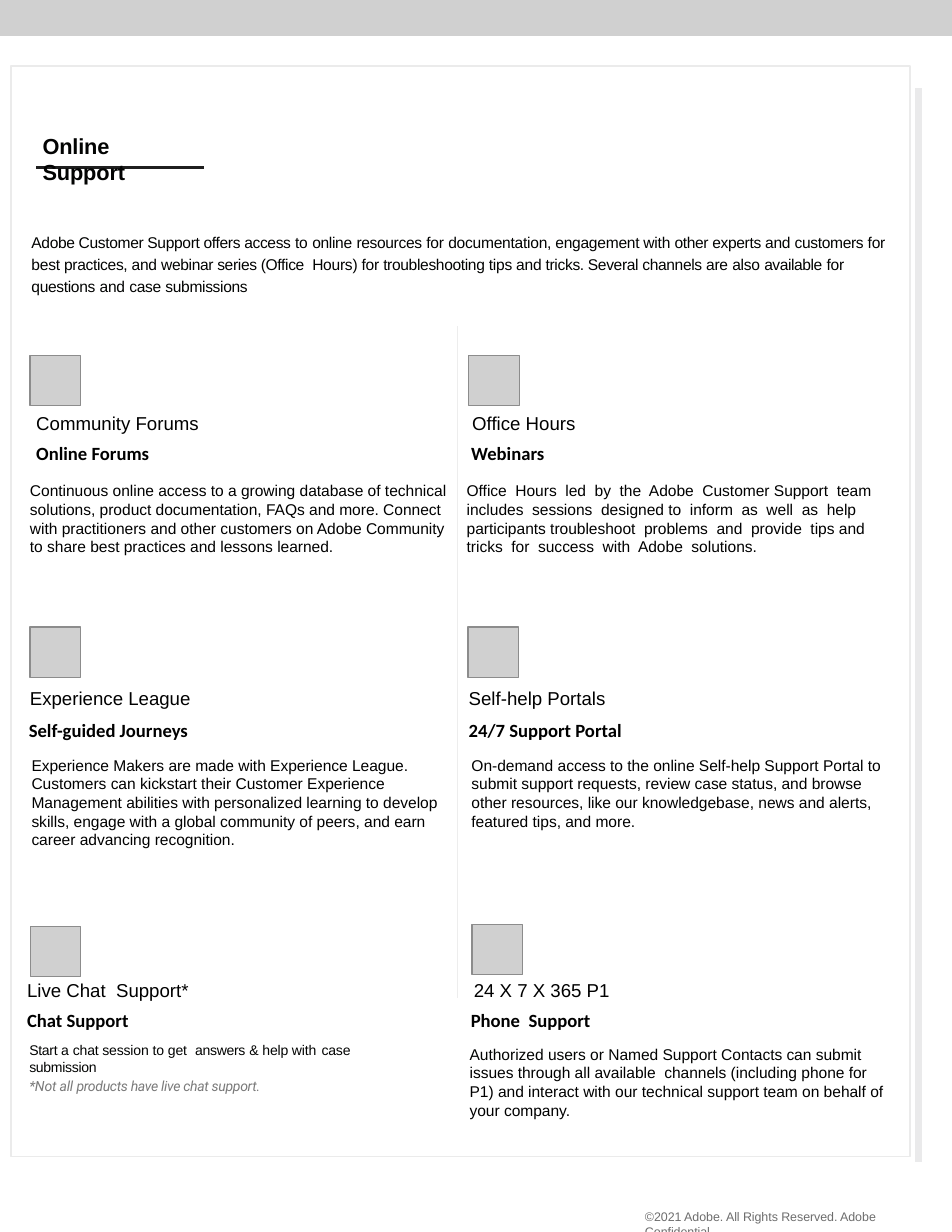
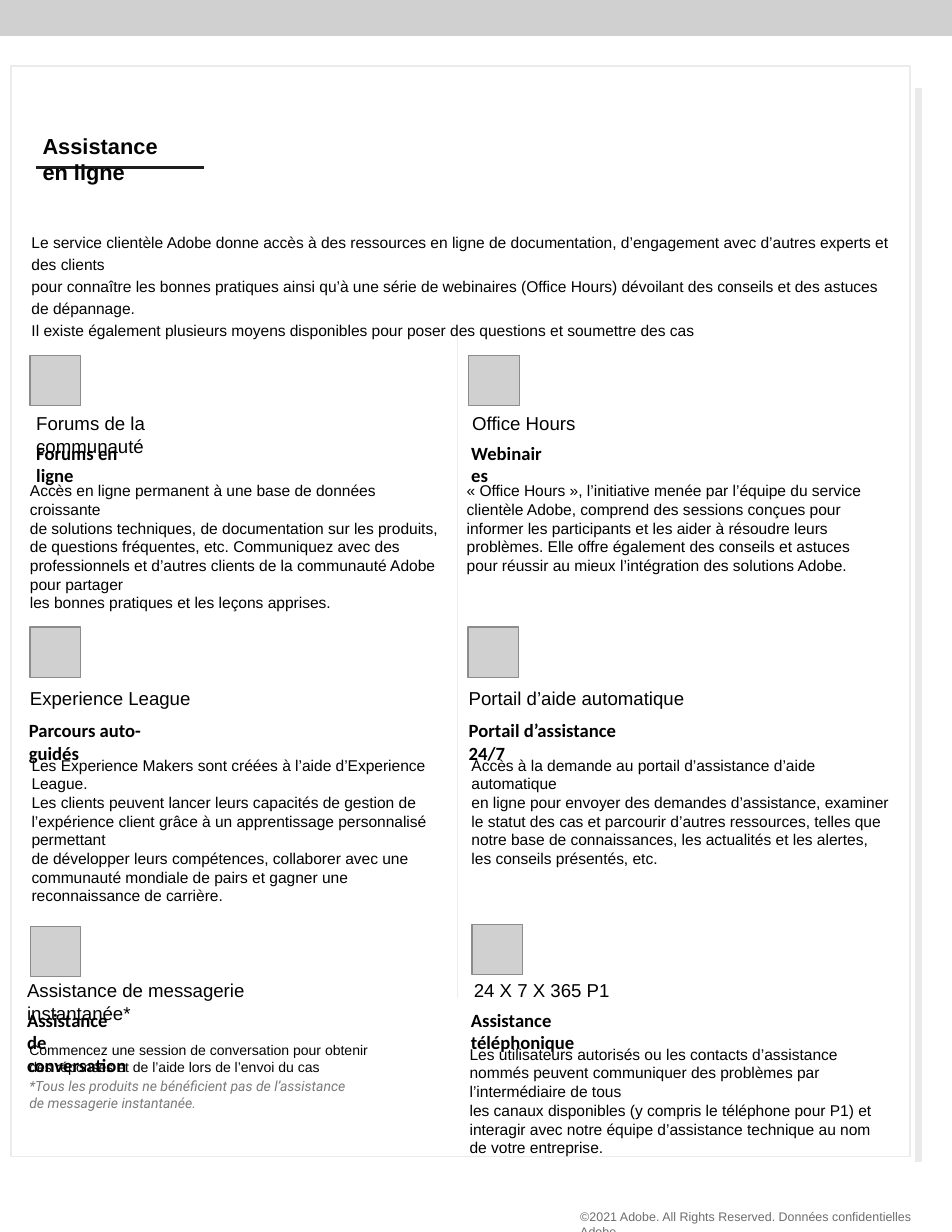
Before and after one commit to AdobeDocs/support-resources.fr-FR, a slide deck: slide 2 of help/data-sheets/assets/OnlineSupportDatasheet.pptx. Drawn at 952x1232 pixels with LibreOffice and Linux fonts; fonts in the diff are those of the drawing; grey boxes stand for pictures; background and template pictures are left out. Boxes give left, top, right and bottom in pixels: in the first picture for what was removed or moved away, otherwise in the second. Text is boxed around its words. In the diff, an @@ line names an element or a change of style, - is before the commit and + after.

```diff
--- a/help/data-sheets/assets/OnlineSupportDatasheet.pptx
+++ b/help/data-sheets/assets/OnlineSupportDatasheet.pptx
@@ text at (43,138,158,185): text changed @@
-Online Support
+Assistance en ligne
@@ text at (31,236,888,339): text changed @@
-Adobe Customer Support offers access to online resources for documentation, engagement with other experts and customers for best practices, and webinar series (Office Hours) for troubleshooting tips and tricks. Several channels are also available for questions and case submissions
+Le service clientèle Adobe donne accès à des ressources en ligne de documentation, d’engagement avec d’autres experts et des clients
+pour connaître les bonnes pratiques ainsi qu’à une série de webinaires (Office Hours) dévoilant des conseils et des astuces de dépannage.
+Il existe également plusieurs moyens disponibles pour poser des questions et soumettre des cas
@@ text at (443,280,517,292): text changed @@
-Webinars
+Webinaires
@@ text at (36,416,145,457): text changed @@
-Community Forums
+Forums de la communauté
@@ text at (36,445,117,488): text changed @@
-Online Forums
+Forums en ligne
@@ text at (30,484,437,612): text changed @@
-Continuous online access to a growing database of technical solutions, product documentation, FAQs and more. Connect with practitioners and other customers on Adobe Community to share best practices and lessons learned.
+Accès en ligne permanent à une base de données croissante
+de solutions techniques, de documentation sur les produits,
+de questions fréquentes, etc. Communiquez avec des professionnels et d’autres clients de la communauté Adobe pour partager
+les bonnes pratiques et les leçons apprises.
@@ text at (467,484,861,574): text changed @@
-Office Hours led by the Adobe Customer Support team includes sessions designed to inform as well as help participants troubleshoot problems and provide tips and tricks for success with Adobe solutions.
+« Office Hours », l’initiative menée par l’équipe du service clientèle Adobe, comprend des sessions conçues pour informer les participants et les aider à résoudre leurs problèmes. Elle offre également des conseils et astuces pour réussir au mieux l’intégration des solutions Adobe.
@@ text at (469,691,685,709): text changed @@
-Self-help Portals
+Portail d’aide automatique
@@ text at (29,725,141,765): text changed @@
-Self-guided Journeys
+Parcours auto-guidés
@@ text at (469,723,616,765): text changed @@
-24/7 Support Portal
+Portail d’assistance 24/7
@@ text at (32,758,426,901): text changed @@
-Experience Makers are made with Experience League. Customers can kickstart their Customer Experience Management abilities with personalized learning to develop skills, engage with a global community of peers, and earn career advancing recognition.
+Les Experience Makers sont créées à l’aide d’Experience League.
+Les clients peuvent lancer leurs capacités de gestion de l’expérience client grâce à un apprentissage personnalisé permettant
+de développer leurs compétences, collaborer avec une communauté mondiale de pairs et gagner une reconnaissance de carrière.
@@ text at (471,758,889,867): text changed @@
-On-demand access to the online Self-help Support Portal to submit support requests, review case status, and browse other resources, like our knowledgebase, news and alerts, featured tips, and more.
+Accès à la demande au portail d’assistance d’aide automatique
+en ligne pour envoyer des demandes d’assistance, examiner le statut des cas et parcourir d’autres ressources, telles que notre base de connaissances, les actualités et les alertes, les conseils présentés, etc.
@@ text at (27,983,143,1075): text changed @@
-Chat Support
+Assistance de conversation
@@ text at (471,1014,575,1055): text changed @@
-Phone Support
+Assistance téléphonique
@@ text at (29,1044,742,1153): text changed @@
-Start a chat session to get answers & help with case submission
-*Not all products have live chat support.
+Commencez une session de conversation pour obtenir
+des réponses et de l’aide lors de l’envoi du cas
+*Tous les produits ne bénéficient pas de l’assistance
+de messagerie instantanée.
@@ text at (470,1047,871,1157): text changed @@
-Authorized users or Named Support Contacts can submit issues through all available channels (including phone for P1) and interact with our technical support team on behalf of your company.
+Les utilisateurs autorisés ou les contacts d’assistance nommés peuvent communiquer des problèmes par l’intermédiaire de tous
+les canaux disponibles (y compris le téléphone pour P1) et interagir avec notre équipe d’assistance technique au nom de votre entreprise.
@@ text at (29,1080,345,1111): text changed @@
-Live Chat Support*
+Assistance de messagerie instantanée*
@@ text at (580,1212,911,1224): text changed @@
-©2021 Adobe. All Rights Reserved. Adobe Confidential.
+©2021 Adobe. All Rights Reserved. Données confidentielles Adobe
```
Also in this commit, not shown: 2 other slides changed, 7 other files.
